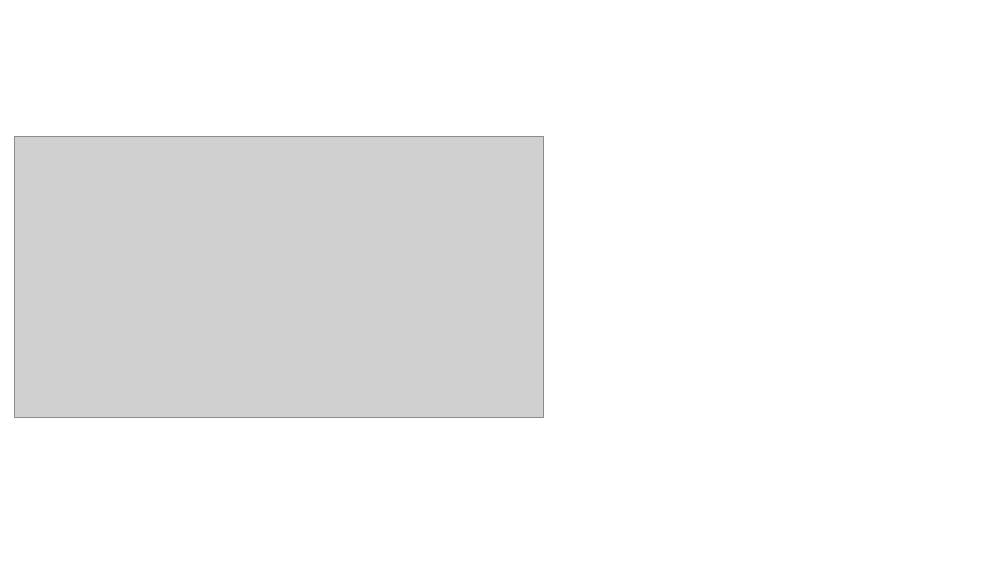
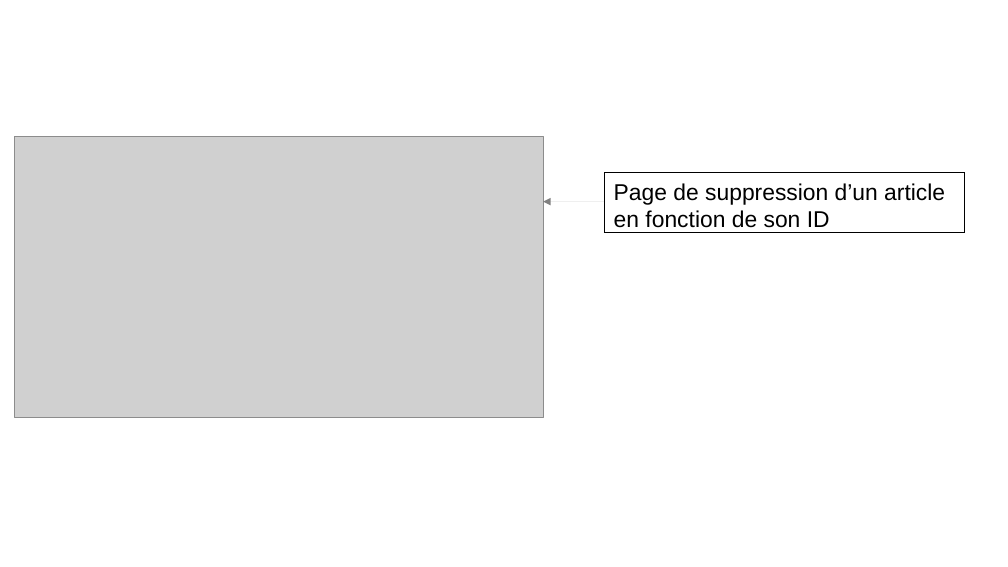
Before and after one commit to gambit13009/alaska, a slide deck: slide 11 of Support-Alaska.odp. Drawn at 1008x567 pixels with LibreOffice and Linux fonts; fonts in the diff are those of the drawing; grey boxes stand for pictures; background and template pictures are left out. Boxes give left, top, right and bottom in pixels: in the first picture for what was removed or moved away, otherwise in the second. Text is boxed around its words. In the diff, an @@ line names an element or a change of style, - is before the commit and + after.

```diff
--- a/Support-Alaska.odp
+++ b/Support-Alaska.odp
@@ rectangle added at [605,173,965,233], outline #000000 0 pt, 18 pt, text #000000 @@
+Page de suppression d’un article en fonction de son ID
@@ arrow added from (605, 201) to (543, 201), #808080 0 pt @@
```
Also in this commit, not shown: 6 other slides changed, 4 slides added, 4 slides removed, 10 other files.
